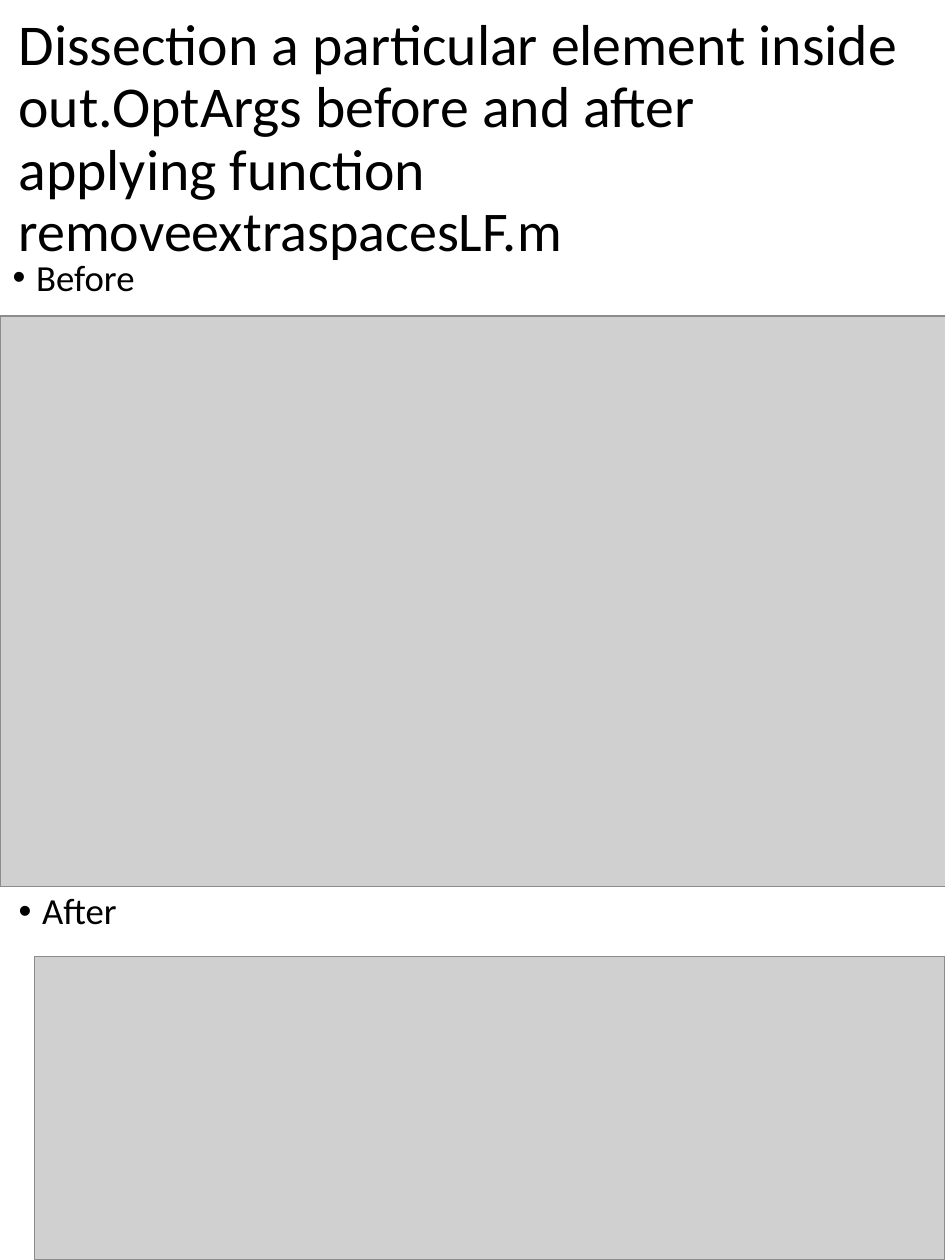
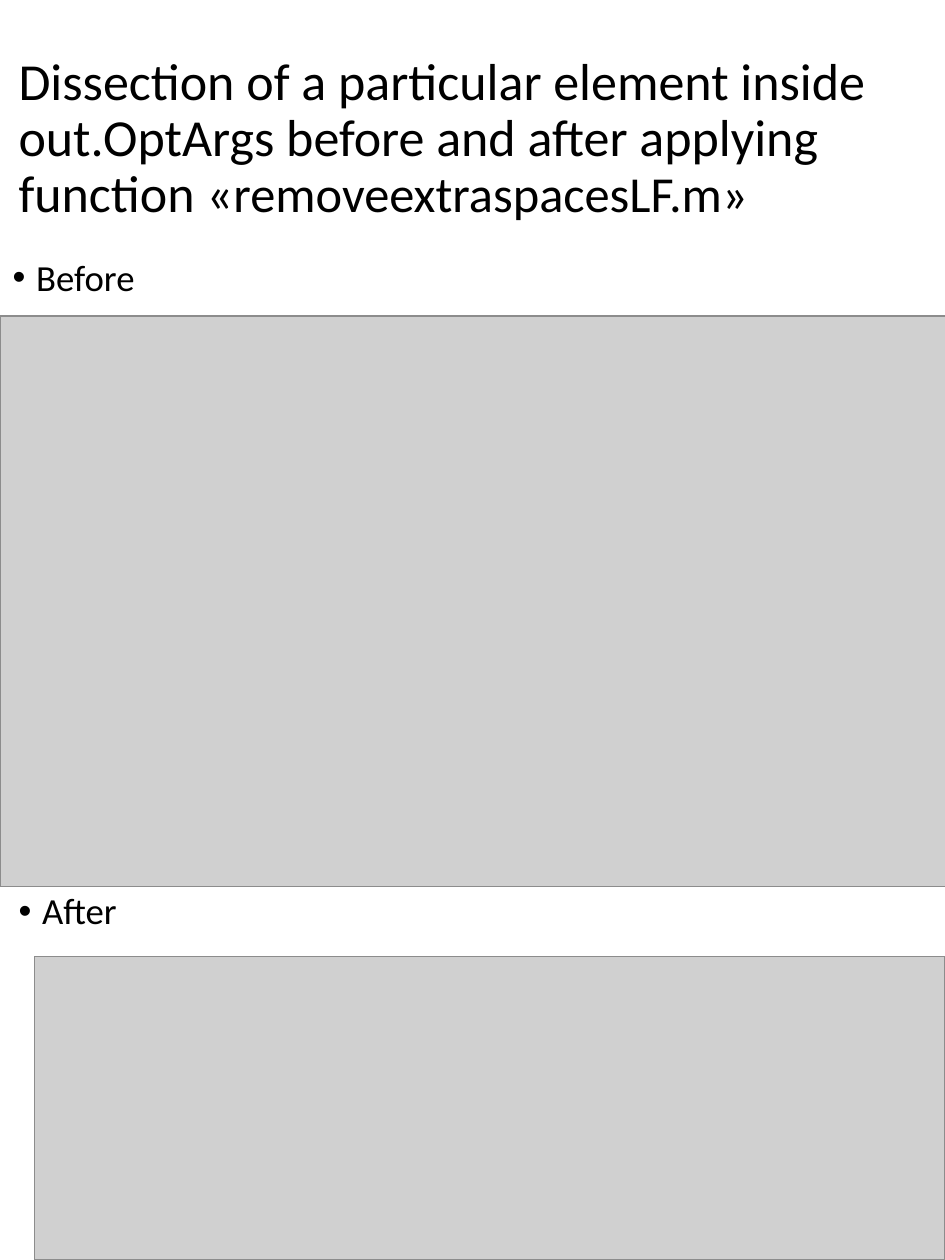
Before and after one commit to UniprJRC/FSDA, a slide deck: slide 15 of utilities_help/FlowChart.pptx. Drawn at 945x1260 pixels with LibreOffice and Linux fonts; fonts in the diff are those of the drawing; grey boxes stand for pictures. Boxes give left, top, right and bottom in pixels: in the first picture for what was removed or moved away, otherwise in the second. Text is boxed around its words. In the diff, an @@ line names an element or a change of style, - is before the commit and + after.

Commit message:
updated some typos corrected

```diff
--- a/utilities_help/FlowChart.pptx
+++ b/utilities_help/FlowChart.pptx
@@ title at box(19, 64, 865, 220): text changed; size 33 to 29.7 pt @@
-Dissection a particular element inside out.OptArgs before and after applying function removeextraspacesLF.m
+Dissection of a particular element inside out.OptArgs before and after applying function «removeextraspacesLF.m»
```
Also in this commit, not shown: 5 other slides changed.
